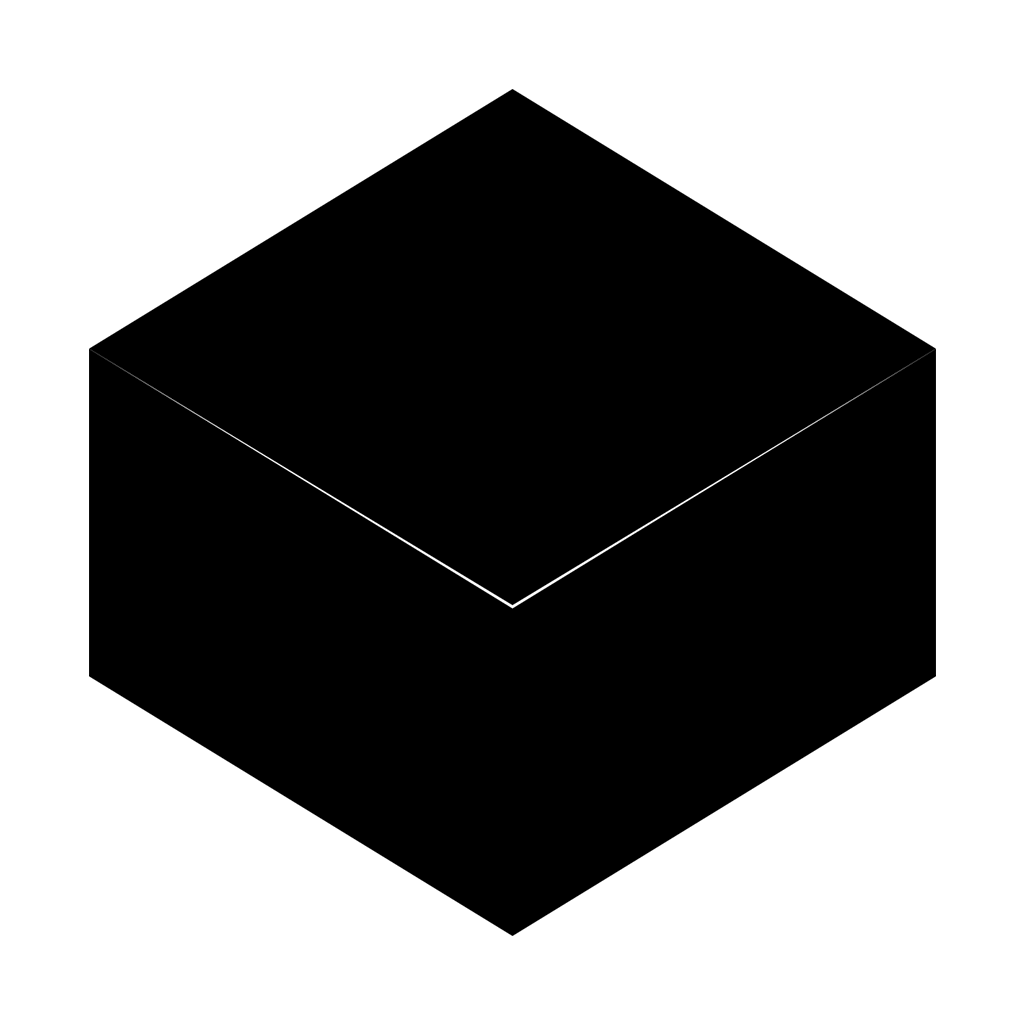
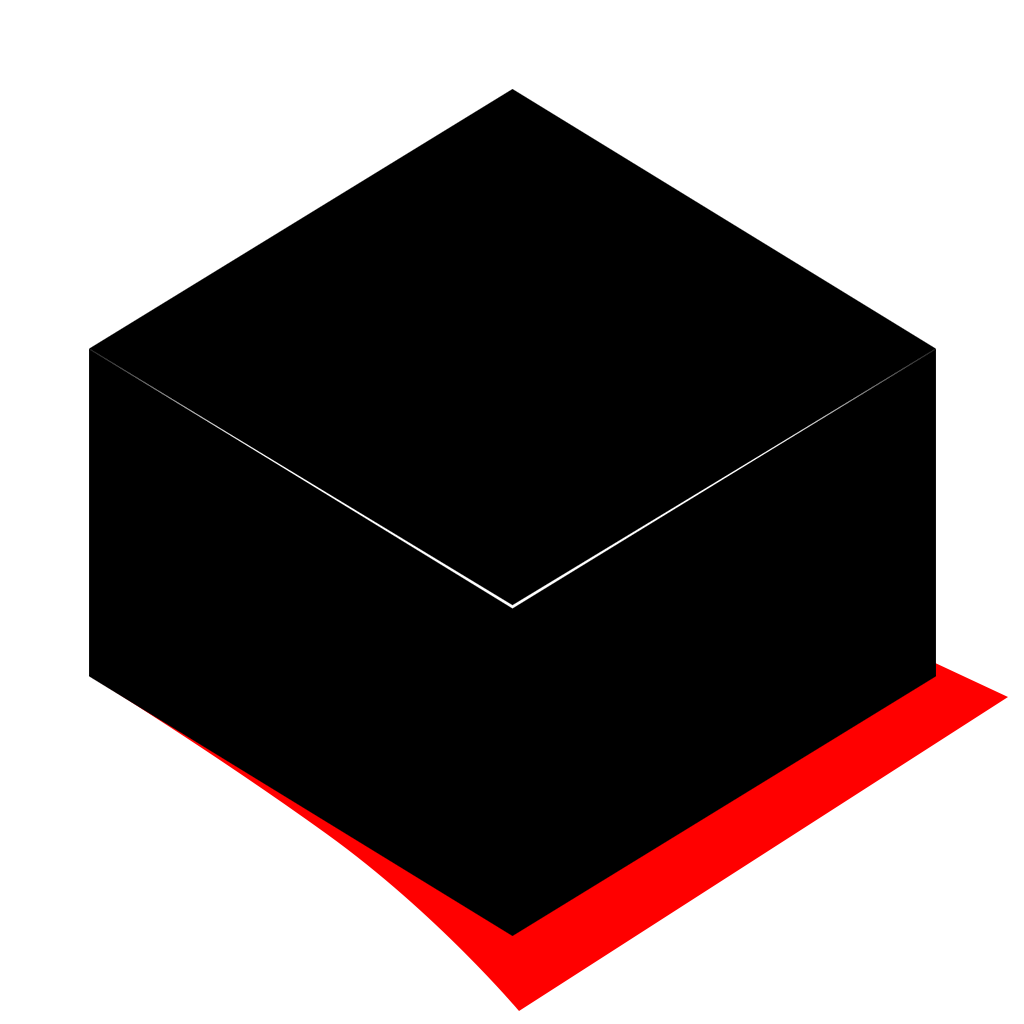
The second 1024 x 1024 image is a revision of the first. Changes to its layers:
renamed "Form 1" to "Room", painted on it over 93, 356, 936, 936
removed layer "Bakgrund" over 93, 356, 1008, 1011
added layer "Form 1" over 93, 663, 1008, 1011
